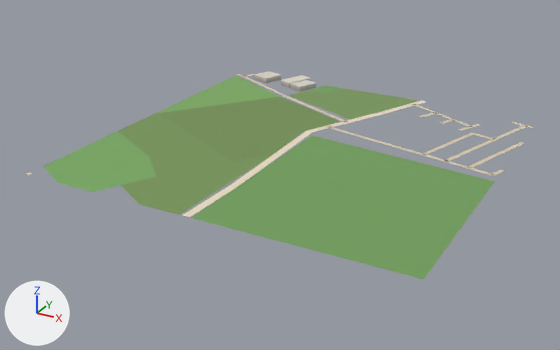
Two versions of the glTF model public/assets/bengaluru-region-v1/tiles/t21_20-l1.glb, one commit apart.
Rendered twice from a camera (50 mm lens) standing at (11181.0, 9396.0, 376.0) and looking at (10727.0, 10223.0, -37.0). The axes (+X, +Y, +Z) are drawn at lower left. The lights are the same throughout. The first picture is the older version. Vertices at exactly the same position are counted once.

The first picture shows 'building', 'ground'.
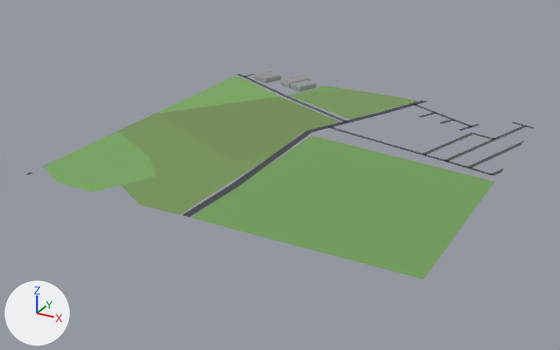
Patch to the scene script:
```diff
--- a/public/assets/bengaluru-region-v1/tiles/t21_20-l1.glb.py
+++ b/public/assets/bengaluru-region-v1/tiles/t21_20-l1.glb.py
@@ me_building @@
 # used by ob_building; location = (10500.0, 10000.0, 0.0)
-me_building.from_pydata(...)  # 28 vertices, 35 faces; spans x 37.3..149.5, y 452.6..513.6, z 0.0..8.0
+me_building.from_pydata(...)  # 28 vertices, 42 faces; spans x 37.3..149.5, y 452.6..513.6, z 0.0..8.0
+# me_building part 1: 35 kept faces spanning x 37.3..149.5, y 452.6..513.6, z 0.0..8.0 get new vertex colours; the middle colour goes from light grey #c5c1b8 to grey #9ea5a4
+# edits to the shape of me_building do not show in these pictures
 me_building.materials.append(mat_building)
@@ me_ground @@
 # used by ob_ground; location = (10500.0, 10000.0, 0.0)
 # verts and faces of me_ground; kept vertices keep their numbers, new ones are numbered from 538
 # before: 117 (490.0, 269.0, 1.0) at pixel (490, 174), 118 (496.0, 267.0, 1.0) at pixel (494, 175), 119 (497.0, 290.0, 1.0) at pixel (500, 169), 120 (503.0, 288.0, 1.0) at pixel (505, 170), 298 (490.0, 464.0, 1.0) at pixel (526, 125)
 # before: 299 (488.0, 459.0, 1.0) at pixel (524, 126), 300 (501.0, 461.0, 1.0) at pixel (534, 127), 301 (499.0, 455.0, 1.0) at pixel (532, 128), 308 (491.0, 375.0, 1.0) at pixel (512, 146), 309 (496.0, 373.0, 1.0) at pixel (516, 147)
 # before: 310 (497.0, 394.0, 1.0) at pixel (520, 142), 311 (503.0, 392.0, 1.0) at pixel (524, 143)
 # before: 466 (230.0, 31.0, 1.0) at pixel (199, 204), 467 (240.0, 31.0, 1.0) at pixel (206, 206), 468 (231.0, 62.0, 1.0) at pixel (215, 194), 469 (241.0, 62.0, 1.0) at pixel (222, 196)
-me_ground.from_pydata(...)  # 538 vertices, 731 faces; spans x -2.0..503.0, y -1.0..502.0, z 1.0
+me_ground.from_pydata(...)  # 539 vertices, 732 faces; spans x 0.0..500.0, y 0.0..500.0, z 1.0
+# me_ground part 2
+delete_vertices([119, 300, 310])  # with the faces that use them
+verts[120] = (500.0, 298.0, 1.0)  # moved, pixel (504, 167)
+verts[301] = (500.0, 461.0, 1.0)  # moved, pixel (533, 127)
+verts[311] = (500.0, 403.0, 1.0)  # moved, pixel (524, 140)
+verts[538] = (500.0, 280.0, 1.0)  # pixel (500, 172)
+verts[539] = (500.0, 455.0, 1.0)  # pixel (532, 128)
+verts[540] = (500.0, 384.0, 1.0)  # pixel (521, 145)
+faces += [(118, 538, 120), (299, 539, 301), (309, 540, 311)]
+# me_ground part 3
+verts[467] = (240.0, 27.0, 1.0)  # moved, pixel (204, 207)
+verts[466] = (230.0, 27.0, 1.0)  # moved, pixel (196, 205)
+verts[469] = (241.0, 60.0, 1.0)  # moved, pixel (221, 196)
+verts[468] = (231.0, 60.0, 1.0)  # moved, pixel (214, 194)
+# me_ground part 4: 117 kept faces spanning x 0.0..500.0, y 0.0..500.0, z 1.0 get new vertex colours; the middle colour goes from beige #d7c9ae to dark grey #535556
+# other edits to the shape of me_ground do not show in these pictures
 me_ground.materials.append(mat_ground)
```

Where the change shows, as pixel boxes [x1, y1, x2, y2] in the pictures (560 x 350 px; the box of a moved part takes in the faces that stretch with it):
part 1 of me_building, recoloured (light grey to grey)
    both: [255, 71, 316, 92]
part 2 of me_ground, moved or reshaped
    both: [491, 126, 534, 176]
part 3 of me_ground, moved or reshaped
    both: [183, 185, 238, 217]
part 4 of me_ground, recoloured
    both: [30, 74, 529, 217]
